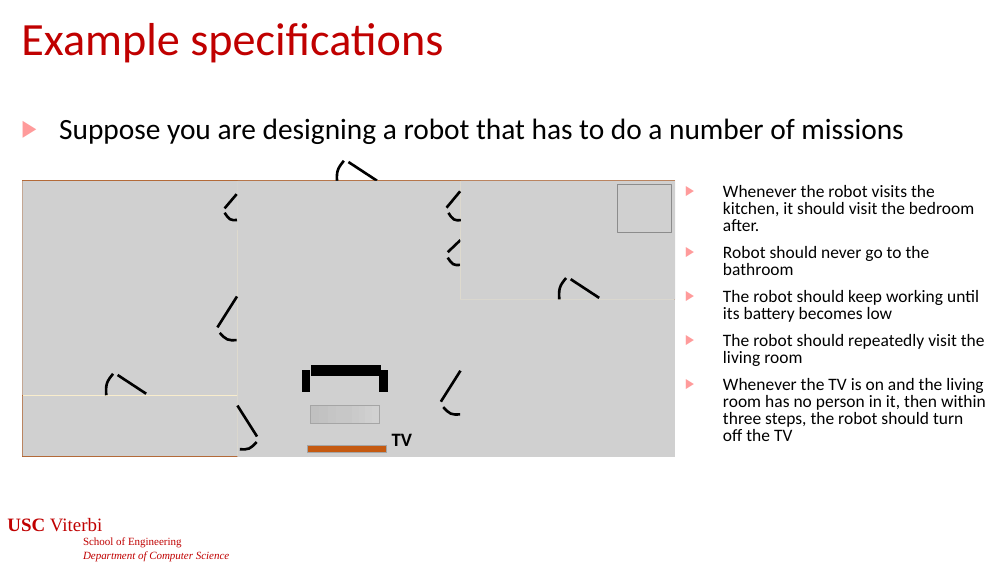
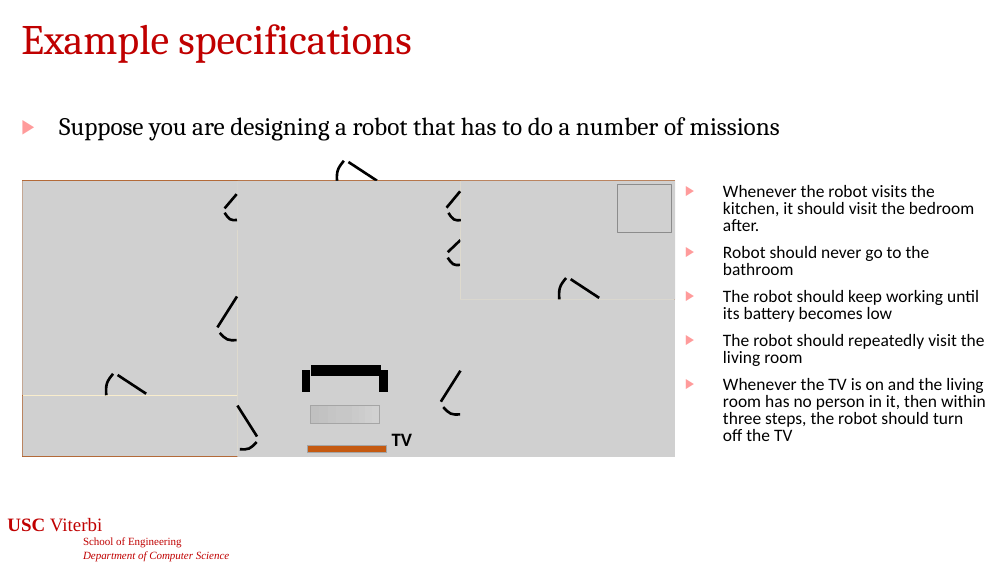
Before and after one commit to jdeshmukh/jdeshmukh.github.io, a slide deck: slide 27 of teaching/cs513-autocps-fall-2026/slides/6-LTL.pptx. Drawn at 1008x567 pixels with LibreOffice and Linux fonts; fonts in the diff are those of the drawing; grey boxes stand for pictures; background and template pictures are left out. Boxes give left, top, right and bottom in pixels: in the first picture for what was removed or moved away, otherwise in the second. Text is boxed around its words. In the diff, an @@ line names an element or a change of style, - is before the commit and + after.

```diff
--- a/teaching/cs513-autocps-fall-2026/slides/6-LTL.pptx
+++ b/teaching/cs513-autocps-fall-2026/slides/6-LTL.pptx
@@ title "Example specifications" at [21, 24, 411, 63]: size 44 to 40 pt, font Calibri to Cambria @@
@@ text "Suppose you are designing a ..." at [59, 117, 780, 141]: size 28 to 24 pt, font Calibri to Cambria @@
```
Also in this commit, not shown: 41 other slides changed, 8 other files.
